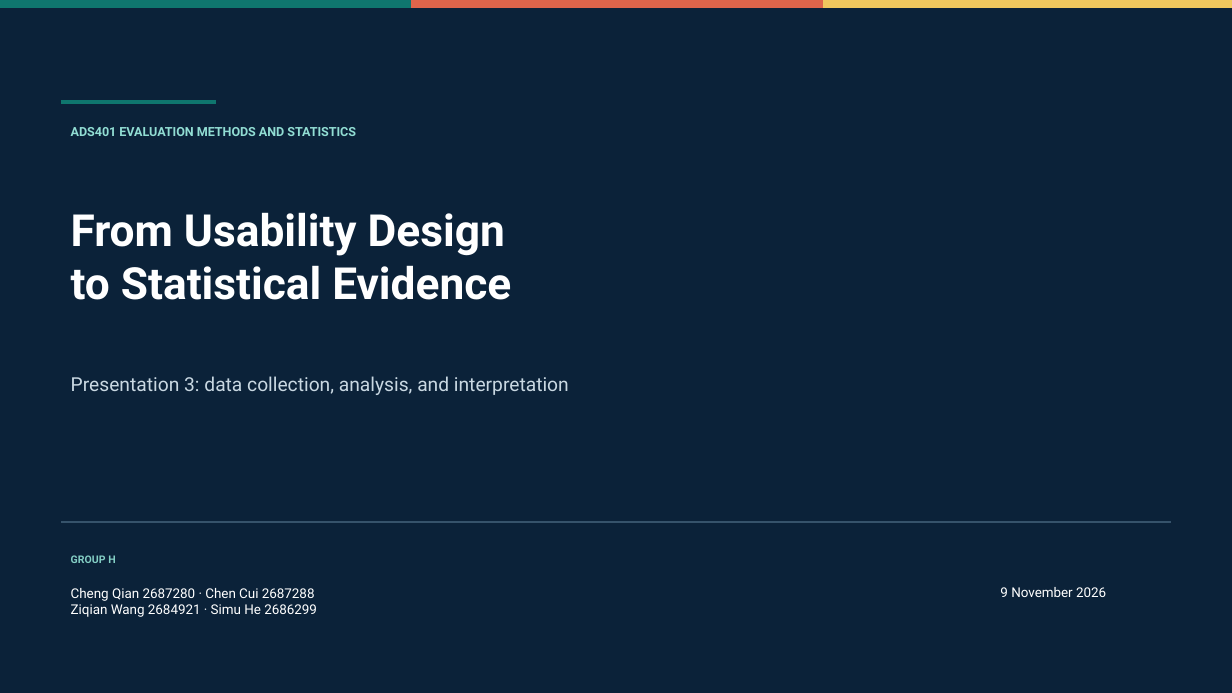
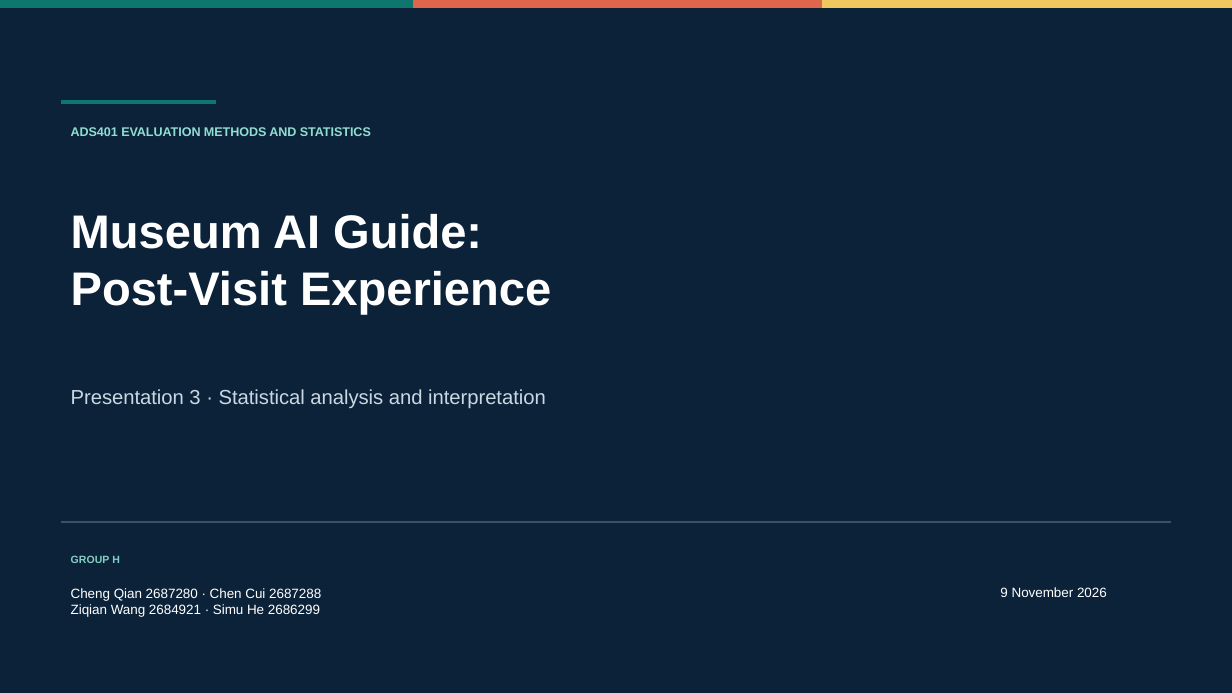
Before and after one commit to KINGer-ai/kinger-ai.github.io, a slide deck: slide 1 of ADS401_GroupH_Presentation3Slides.pptx. Drawn at 1232x693 pixels with LibreOffice and Linux fonts; fonts in the diff are those of the drawing. Boxes give left, top, right and bottom in pixels: in the first picture for what was removed or moved away, otherwise in the second. Text is boxed around its words. In the diff, an @@ line names an element or a change of style, - is before the commit and + after.

Commit message:
Update project with final 30-participant questionnaire analysis

```diff
--- a/ADS401_GroupH_Presentation3Slides.pptx
+++ b/ADS401_GroupH_Presentation3Slides.pptx
@@ font Roboto to Arial in 4 elements at [71,555,120,563], [71,588,321,617], [1000,587,1107,597], [71,127,371,136] @@
@@ text at [71,214,551,315]: text changed; size 34.5 to 36.8 pt; font Roboto to Arial @@
-From Usability Design
-to Statistical Evidence
+Museum AI Guide:
+Post-Visit Experience
@@ text at [71,389,546,408]: text changed; size 15 to 15.8 pt; font Roboto to Arial @@
-Presentation 3: data collection, analysis, and interpretation
+Presentation 3 · Statistical analysis and interpretation
```
Also in this commit, not shown: 6 slides added, 6 slides removed, 30 other files.
